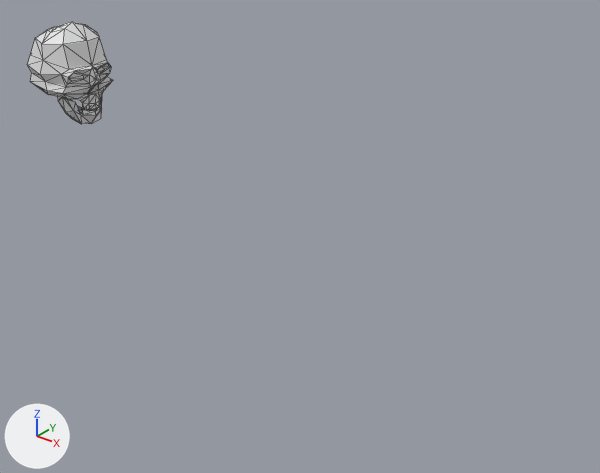
Before and after pictures for a commit that changed the glTF model public/assets/skull.glb.
One viewpoint serves both versions: a 50 mm lens placed at (78.5, -56.7, 29.8), pointed at (31.9, 1.6, -6.3). The axes (+X, +Y, +Z) are drawn at lower left. The lights are the same throughout. Mesh edges are drawn as thin lines. Vertices at the same position are counted once.

The older version as bpy lines, for what is in view:
```python
me_cube = bpy.data.meshes.new('Cube')
me_cube.from_pydata(...)  # 122 vertices, 238 faces; spans x -3.85..4.74, y -4.21..4.21, z 1.81..11.24
me_cube_001 = bpy.data.meshes.new('Cube.001')
me_cube_001.from_pydata(...)  # 45 vertices, 82 faces; spans x -0.04..3.93, y -2.56..2.56, z -0.41..3.06
ob_cube = bpy.data.objects.new('Cube', me_cube)
ob_cube.location = (0.0, 0.0, 0.0)
ob_cube_001 = bpy.data.objects.new('Cube.001', me_cube_001)
ob_cube_001.location = (-0.33, 0.0, 0.73)
ob_cube_001.rotation_euler = (0.0163, 0.219, -0.0162)  # degrees (0.9, 13, -0.9)
```
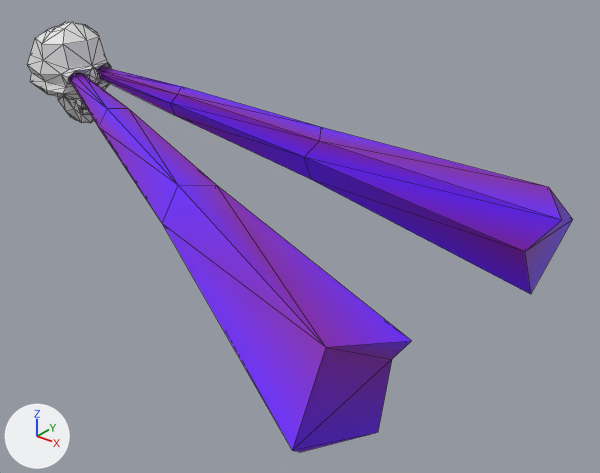
Location of each change, [x1, y1, x2, y2] in pixels of the pictures (600 x 473 px):
'Cube.002', added: after [69, 67, 573, 452]
'Cube', reshaped: before [27, 21, 113, 110]; after [27, 21, 111, 109]
part 1 of me_cube, cut back: before [48, 25, 61, 32]; after [48, 21, 72, 32]

Edits to the bpy script that builds the scene:
```text
Add mat_defaultmaterial:
    mat_defaultmaterial = bpy.data.materials.new('DefaultMaterial')
    mat_defaultmaterial.use_nodes = True; mat_defaultmaterial.node_tree.nodes.clear()
    _N = mat_defaultmaterial.node_tree.nodes; _L = mat_defaultmaterial.node_tree.links
    n0 = _N.new('ShaderNodeOutputMaterial'); n0.name = 'Material Output'
    n1 = _N.new('ShaderNodeBsdfPrincipled'); n1.name = 'Principled BSDF'
    n2 = _N.new('ShaderNodeVertexColor'); n2.name = 'Color Attribute'
    _L.new(n1.outputs[0], n0.inputs[0])  # 'BSDF' to 'Surface'
    _L.new(n2.outputs[0], n1.inputs[0])  # 'Color' to 'Base Color'
Change me_cube:
    used by ob_cube; location = (0.0, 0.0, 0.0)
    remove me_cube.from_pydata(...)  # 122 vertices, 238 faces; spans x -3.85..4.74, y -4.21..4.21, z 1.81..11.24
    add me_cube.from_pydata(...)  # 110 vertices, 205 faces; spans x -3.85..4.74, y -4.21..4.21, z 1.81..11.24
    me_cube part 1
    19 vertices are removed from x -3.62..0.22, y -0.93..0.93, z 3.82..10.29
    74 faces are deleted
    7 vertices are added at x -3.62..0.04, y 0.0, z 3.82..11.04
    41 new faces join them
Add me_cube_002:
    me_cube_002.from_pydata(...)  # 48 vertices, 88 faces; spans x 2.6..53.7, y -23.3..23.3, z -11.2..6.1
    me_cube_002.materials.append(mat_defaultmaterial)
Add ob_cube_002:
    ob_cube_002 = bpy.data.objects.new('Cube.002', me_cube_002)
    ob_cube_002.location = (0.0, 0.0, 0.0)
```
